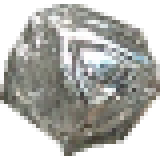
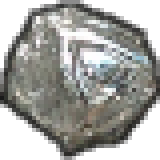
Before/after of a w=160, h=160 layered artwork. What changed in the layer stack:
added layer "outline" above "Pasted Layer" over [0, 0, 160, 160]
